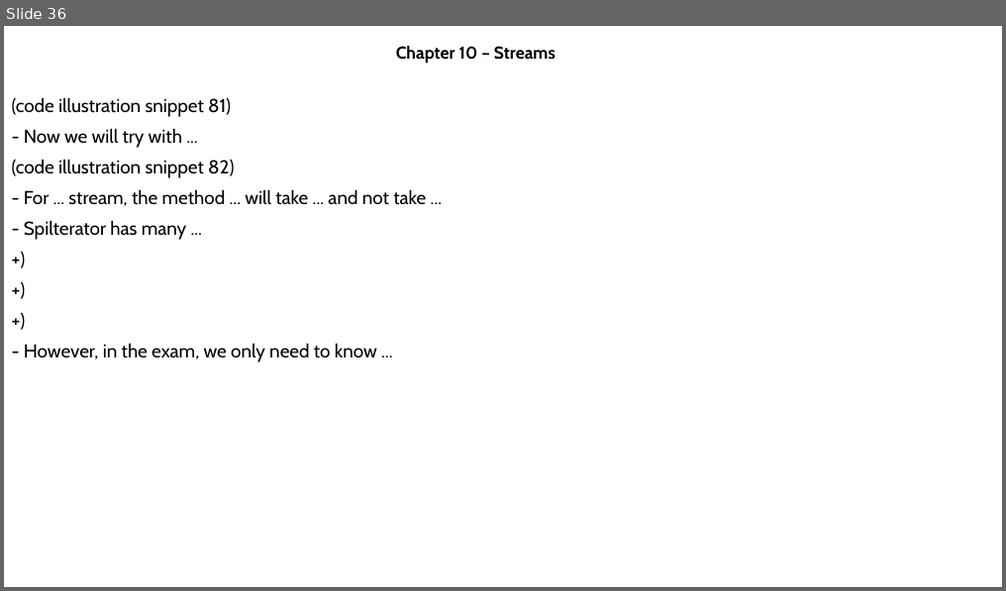
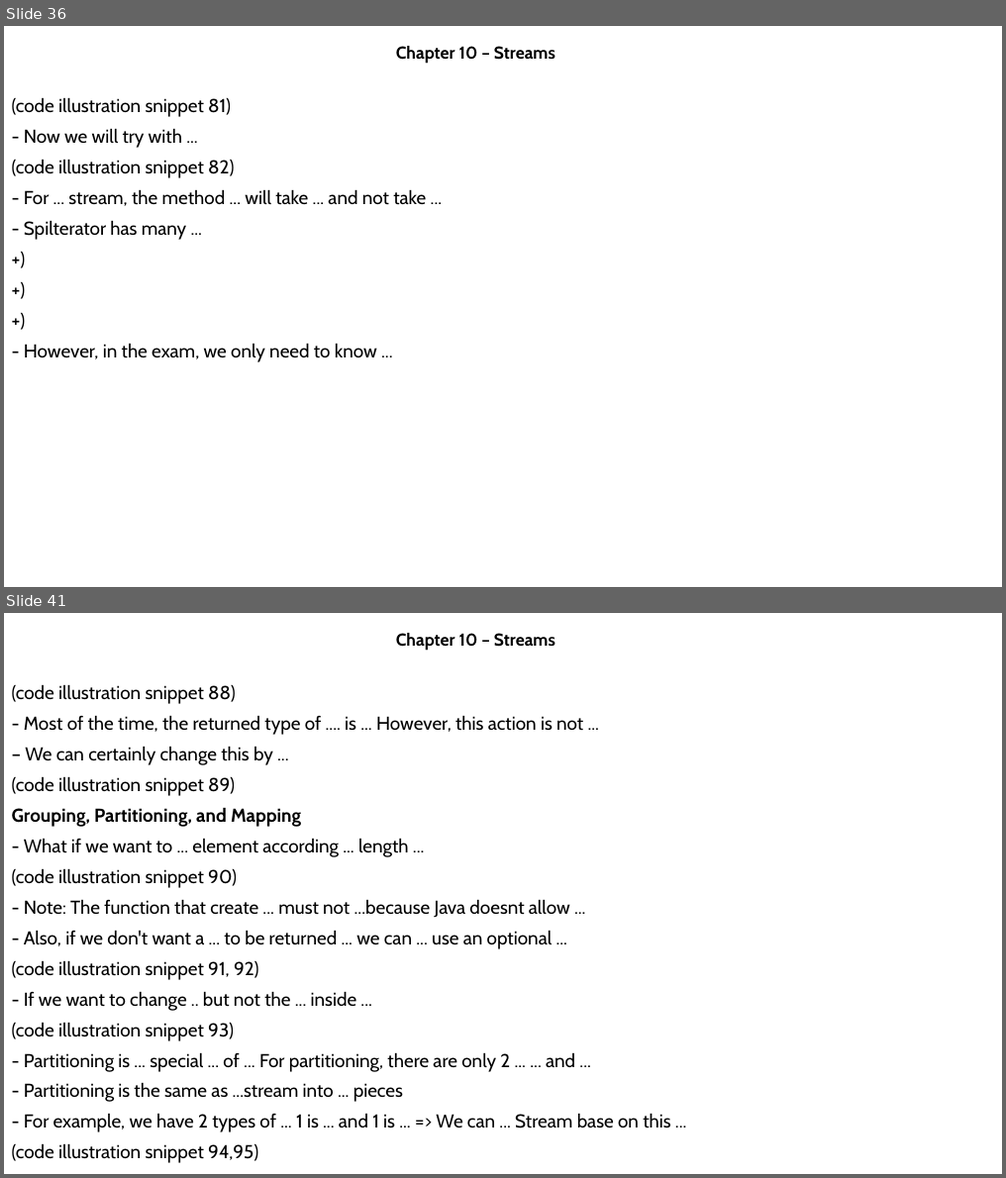
Before and after one commit to MaiDinhVinh/CS-Java, a slide deck: OCP17/Chapter 10 - Streams.pptx. Shown one above the other, each under a label of ours: slide 36 before the commit, slides 36 and 41 after it; the slides between them are not shown. The pictures are 1006x591 and 1006x1178 pixels, drawn with LibreOffice and Linux fonts; fonts in the diff are those of the drawing. Boxes give left, top, right and bottom in pixels: in the first picture for what was removed or moved away, otherwise in the second. Text is boxed around its words. In the diff, an @@ line names an element or a change of style, - is before the commit and + after.

```diff
--- a/OCP17/Chapter 10 - Streams.pptx
+++ b/OCP17/Chapter 10 - Streams.pptx
@@ slide 41 added at [4, 613, 1002, 1174], background #FFFFFF @@
@@ subtitle added at [396, 633, 555, 651], 16.6 pt, text #000000, bold @@
+Chapter 10 – Streams
@@ text added at [12, 684, 670, 1163], 18 pt, text #000000 @@
+(code illustration snippet 88)
+- Most of the time, the returned type of .... is ... However, this action is not ...
+– We can certainly change this by ...
+(code illustration snippet 89)
+Grouping, Partitioning, and Mapping
+- What if we want to ... element according ... length ...
+(code illustration snippet 90)
+- Note: The function that create ... must not ...because Java doesnt allow ...
+- Also, if we don't want a ... to be returned ... we can ... use an optional ...
+(code illustration snippet 91, 92)
+- If we want to change .. but not the ... inside ...
+(code illustration snippet 93)
+- Partitioning is ... special ... of ... For partitioning, there are only 2 ... ... and ...
+- Partitioning is the same as ...stream into ... pieces
+- For example, we have 2 types of ... 1 is ... and 1 is ... => We can ... Stream base on this ...
+(code illustration snippet 94,95)
```
Also in this commit, not shown: 6 other slides added.
